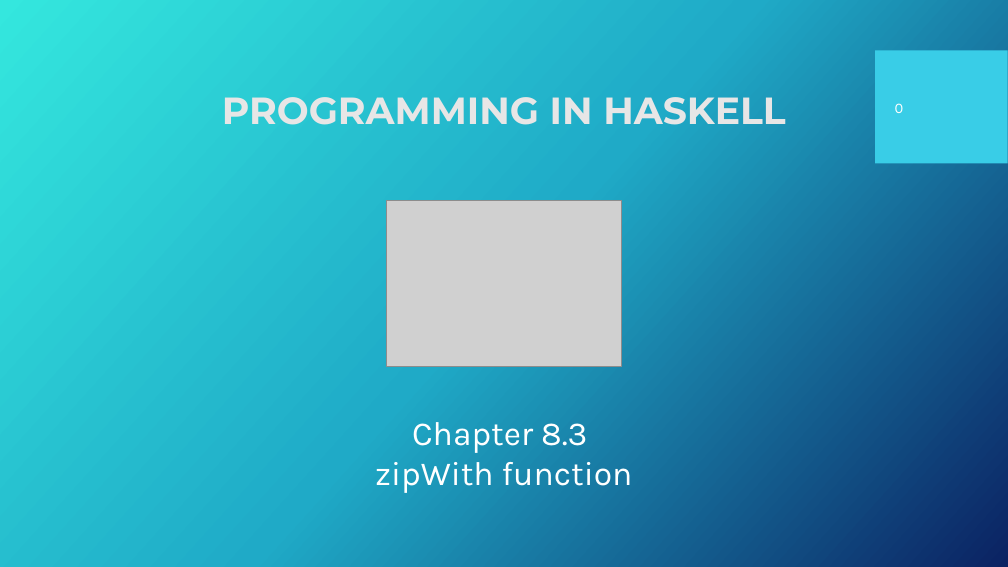
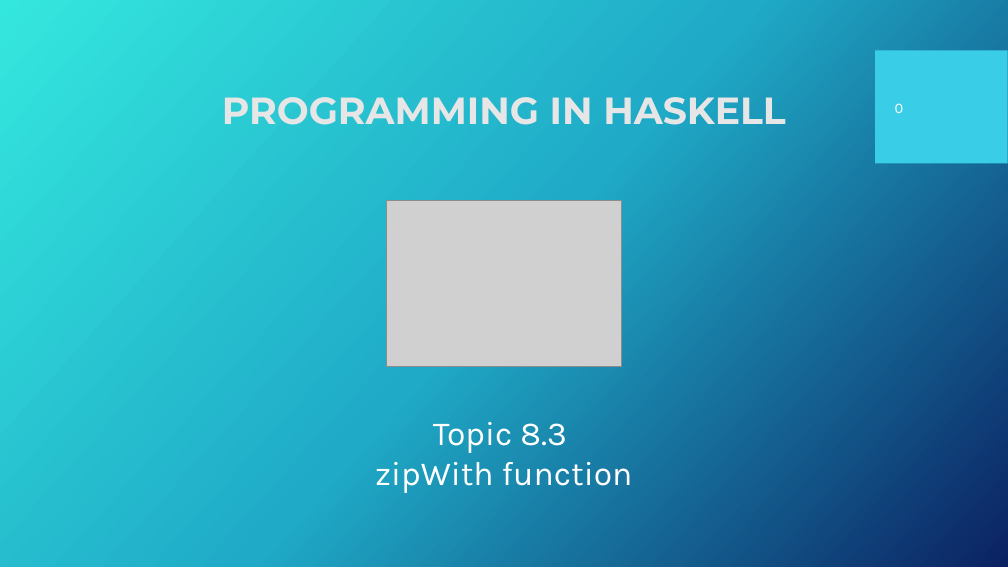
Before and after one commit to Fun-Prog-26/fun-prog-26, a slide deck: slide 1 of topic08-higher-order-functions/unit-08a-lectures/talk-3/c-zipWith.pptx. Drawn at 1008x567 pixels with LibreOffice and Linux fonts; fonts in the diff are those of the drawing; grey boxes stand for pictures; background and template pictures are left out. Boxes give left, top, right and bottom in pixels: in the first picture for what was removed or moved away, otherwise in the second. Text is boxed around its words. In the diff, an @@ line names an element or a change of style, - is before the commit and + after.

Commit message:
topic 08 and proj dev

```diff
--- a/topic08-higher-order-functions/unit-08a-lectures/talk-3/c-zipWith.pptx
+++ b/topic08-higher-order-functions/unit-08a-lectures/talk-3/c-zipWith.pptx
@@ text at (433,422,566,453): text changed @@
-Chapter 8.3
+Topic 8.3
```
Also in this commit, not shown: 1 other slide changed, 38 other files.
